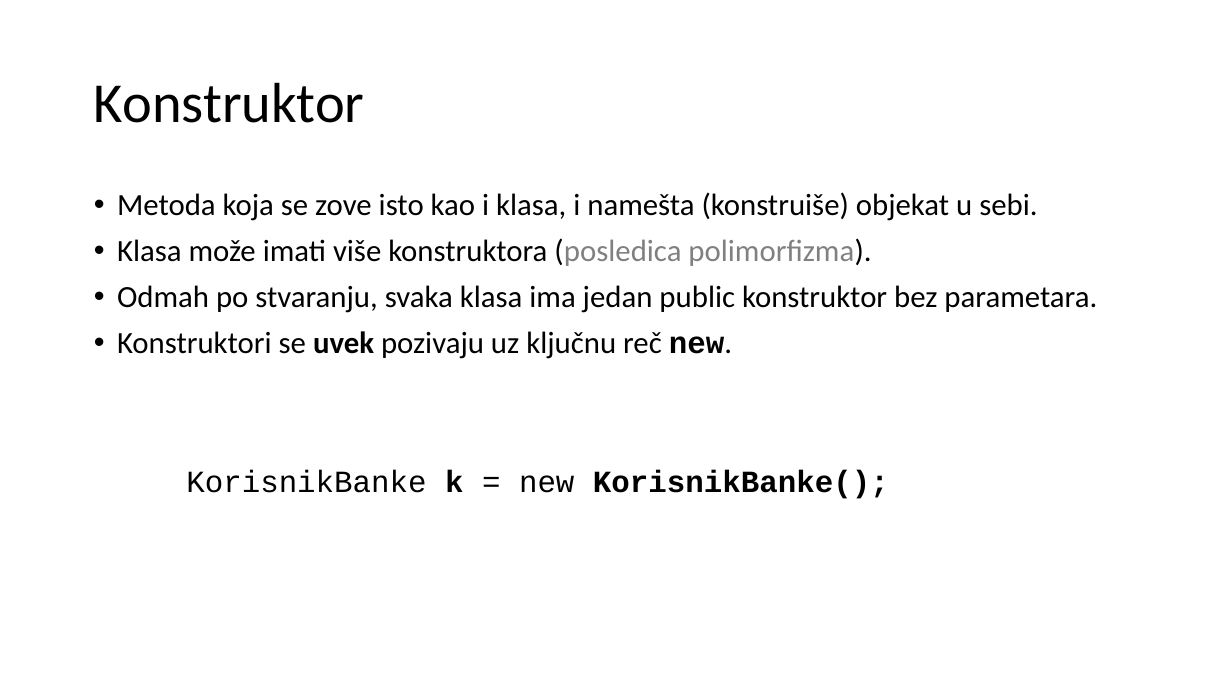
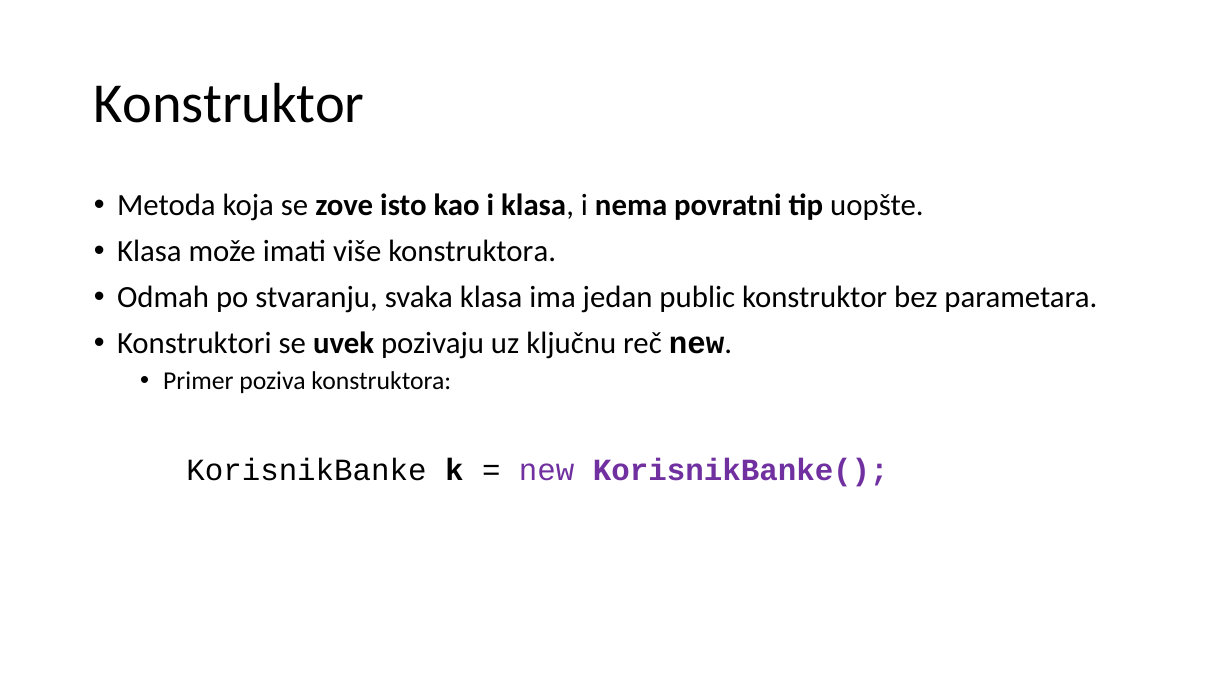
Before and after one commit to crvici-u-treningu/Vezbe, a slide deck: slide 3 of preza7.pptx (slide 41 before the commit). Drawn at 1232x693 pixels with LibreOffice and Linux fonts; fonts in the diff are those of the drawing. Boxes give left, top, right and bottom in pixels: in the first picture for what was removed or moved away, otherwise in the second. Text is boxed around its words. In the diff, an @@ line names an element or a change of style, - is before the commit and + after.

```diff
--- a/preza7.pptx
+++ b/preza7.pptx
@@ text at (117, 193, 923, 262): text changed @@
-• Metoda koja se zove isto kao i klasa, i namešta (konstruiše) objekat u sebi.
-• Klasa može imati više konstruktora (posledica polimorfizma).
+• Metoda koja se zove isto kao i klasa, i nema povratni tip uopšte.
+• Klasa može imati više konstruktora.
@@ text at (163, 371, 451, 393): paragraph added @@
+  • Primer poziva konstruktora:
@@ text at (186, 458, 889, 487): text colour #000000 to #7030A0 in "new KorisnikBanke();" @@
```
Also in this commit, not shown: 5 other slides changed, 8 slides added, 1 slide removed.
